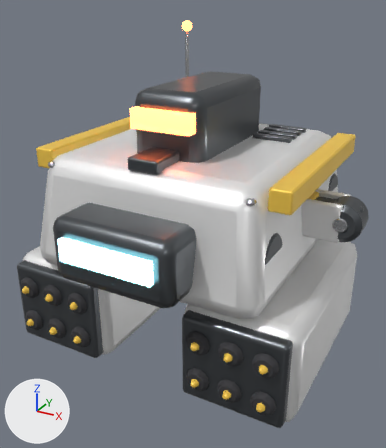
What one commit did to the glTF model public/assets/models/robots/hound/missile.glb.
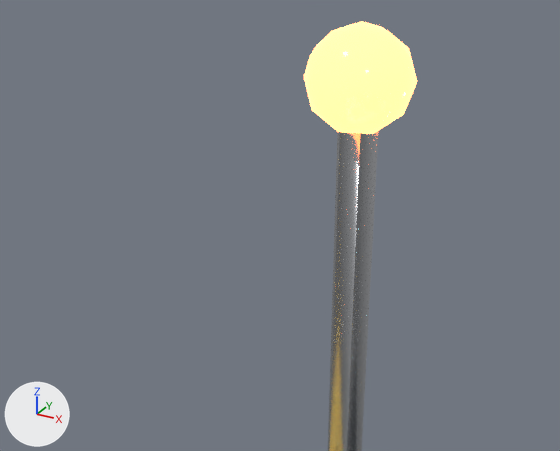
Old and new are each drawn whole from a 50 mm lens placed at (0.493, -0.936, 0.39), pointed at (-0.001, -0.038, -0.059) and again close up from a 50 mm lens placed at (-0.101, 0.077, 0.351), pointed at (-0.18, 0.219, 0.279). Arrows for +X, +Y and +Z are at lower left; the lights stay in place. The first two pictures are the older version. Vertices at exactly the same position are counted once.

Objects in the first close-up: 'Hull'.
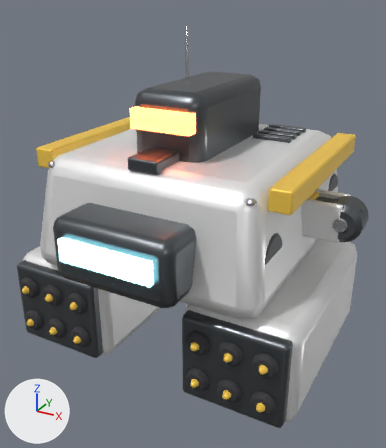
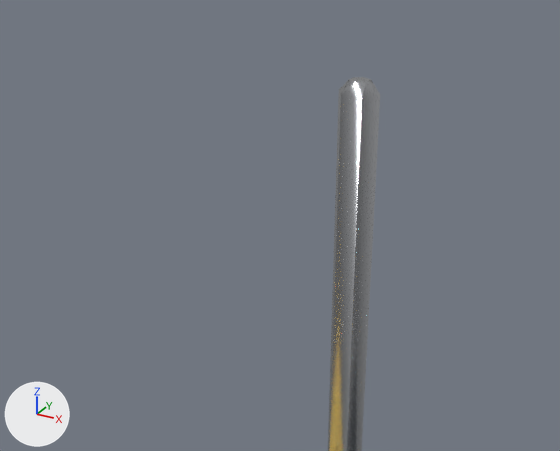
What differs and where, as boxes [x1, y1, x2, y2] in the close-ups (560 x 451 px):
'Hull', reshaped
    before: [304, 21, 417, 451]
    after: [328, 77, 380, 451]
part 1 of me_hull, deleted
    before: [304, 21, 417, 134]

Patch to the scene script:
```diff
--- a/public/assets/models/robots/hound/missile.glb.py
+++ b/public/assets/models/robots/hound/missile.glb.py
@@ me_hull @@
 # used by ob_hull; location = (0.0, 0.0, 0.0)
-me_hull.from_pydata(...)  # 1250 vertices, 2396 faces; spans x -0.26..0.26, y -0.342..0.352, z -0.11..0.323
+me_hull.from_pydata(...)  # 1208 vertices, 2316 faces; spans x -0.26..0.26, y -0.342..0.352, z -0.11..0.31
+# me_hull part 1: the loose piece of 42 vertices spanning x -0.182..-0.158, y 0.227..0.253, z 0.297..0.323 is deleted
 me_hull.materials.append(mat_teampaint)
@@ me_hull @@
 me_hull.materials.append(mat_steel)
-me_hull.materials.append(mat_optic)  # red #f36c50, glowing orange #ff763f
```
